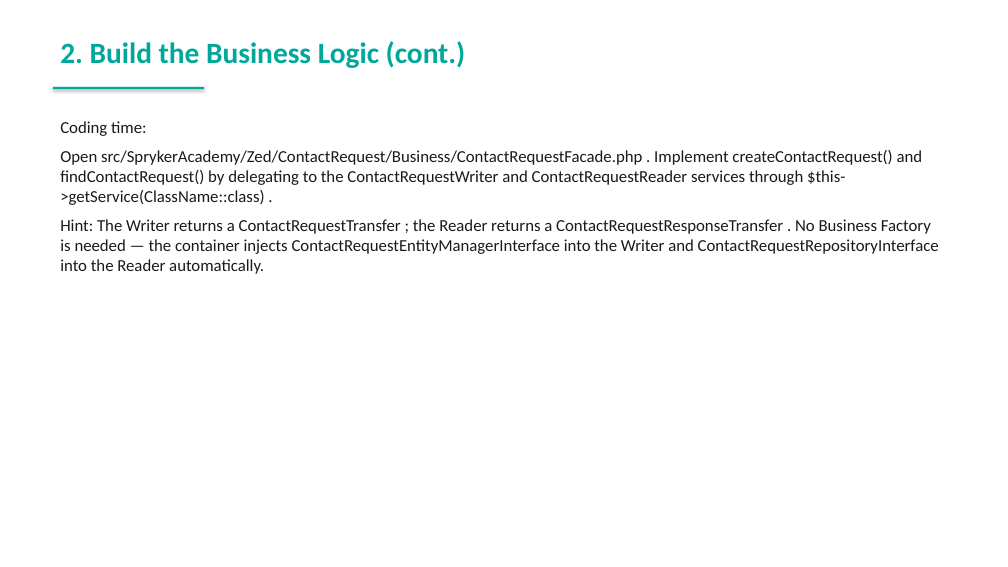
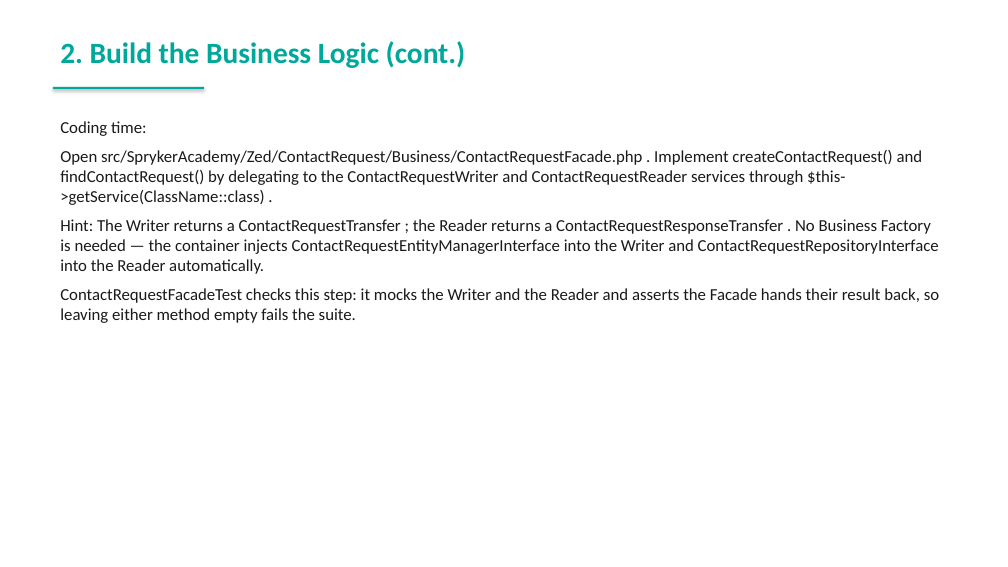
Before and after one commit to spryker-academy/instructor-exercises, a slide deck: slide 116 of guides-pptx/spryker-academy-fundamental.pptx. Drawn at 1008x567 pixels with LibreOffice and Linux fonts; fonts in the diff are those of the drawing. Boxes give left, top, right and bottom in pixels: in the first picture for what was removed or moved away, otherwise in the second. Text is boxed around its words. In the diff, an @@ line names an element or a change of style, - is before the commit and + after.

```diff
--- a/guides-pptx/spryker-academy-fundamental.pptx
+++ b/guides-pptx/spryker-academy-fundamental.pptx
@@ text at (60,288,939,323): paragraph added @@
+ContactRequestFacadeTest checks this step: it mocks the Writer and the Reader and asserts the Facade hands their result back, so leaving either method empty fails the suite.
```
Also in this commit, not shown: 4 other slides changed, 1 slide added, 4 other files.
